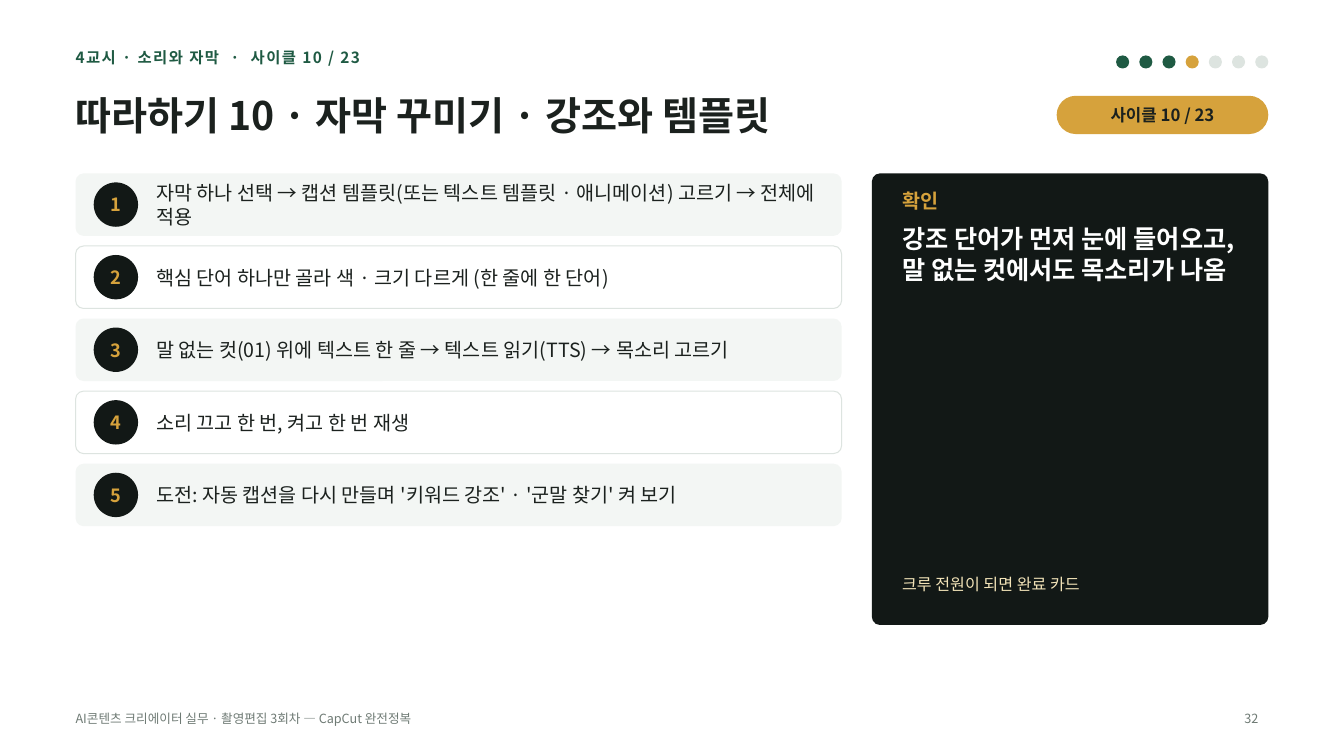
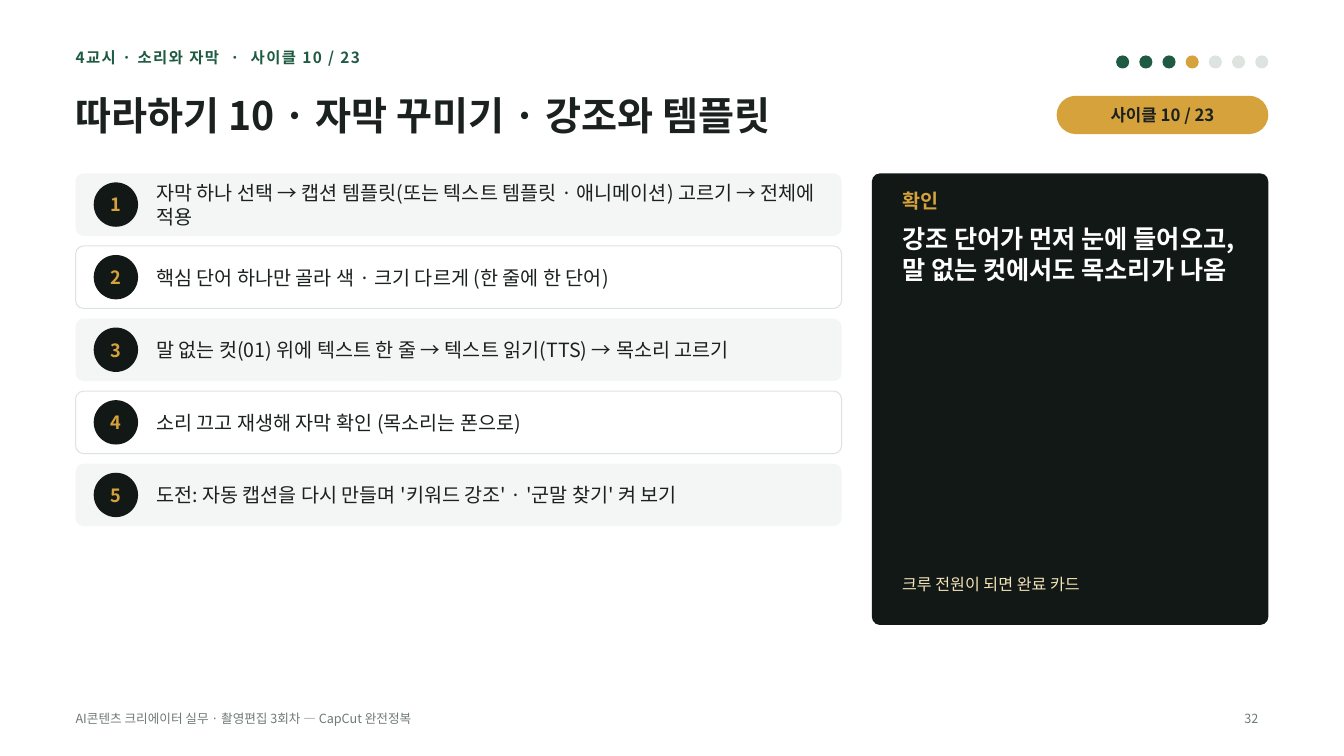
Before and after one commit to yujida/MARUBIT, a slide deck: slide 32 of lectures/03/3회차_CapCut완전정복_슬라이드.pptx. Drawn at 1344x756 pixels with LibreOffice and Linux fonts; fonts in the diff are those of the drawing. Boxes give left, top, right and bottom in pixels: in the first picture for what was removed or moved away, otherwise in the second. Text is boxed around its words. In the diff, an @@ line names an element or a change of style, - is before the commit and + after.

```diff
--- a/lectures/03/3회차_CapCut완전정복_슬라이드.pptx
+++ b/lectures/03/3회차_CapCut완전정복_슬라이드.pptx
@@ text at <box>156,413,521,434</box>: text changed @@
-소리 끄고 한 번, 켜고 한 번 재생
+소리 끄고 재생해 자막 확인 (목소리는 폰으로)
```
Also in this commit, not shown: 1 other slide changed, 5 other files.
